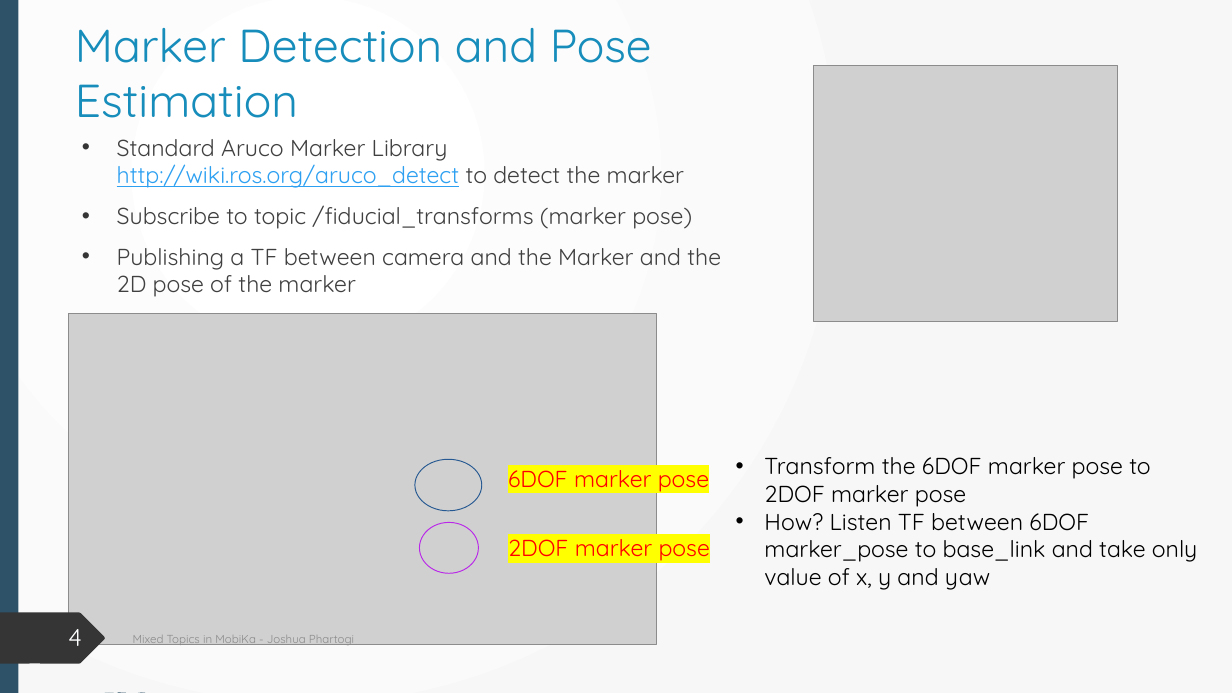
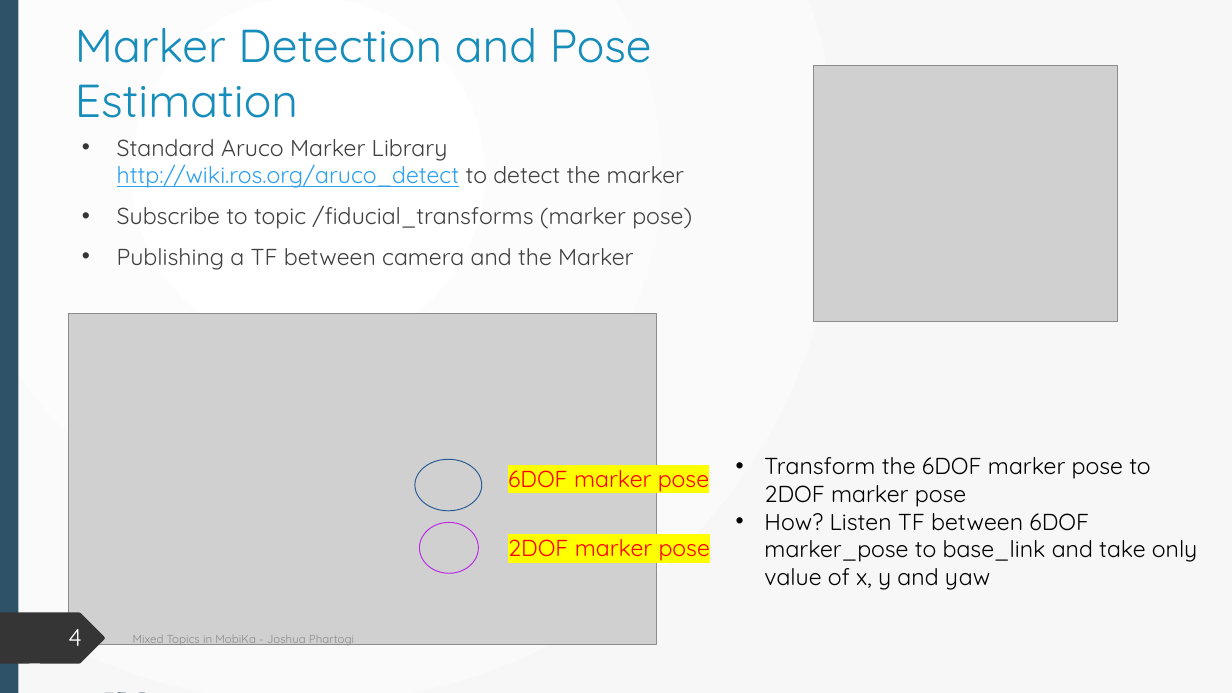
Before and after one commit to Jphartogi/Ipa_final_presentation, a slide deck: slide 4 of Internship Presentation.pptx. Drawn at 1232x693 pixels with LibreOffice and Linux fonts; fonts in the diff are those of the drawing; grey boxes stand for pictures. Boxes give left, top, right and bottom in pixels: in the first picture for what was removed or moved away, otherwise in the second. Text is boxed around its words. In the diff, an @@ line names an element or a change of style, - is before the commit and + after.

```diff
--- a/Internship Presentation.pptx
+++ b/Internship Presentation.pptx
@@ text at (117,248,633,270): text changed @@
-• Publishing a TF between camera and the Marker and the 2D pose of the marker
+• Publishing a TF between camera and the Marker
```
Also in this commit, not shown: 2 other slides changed.
